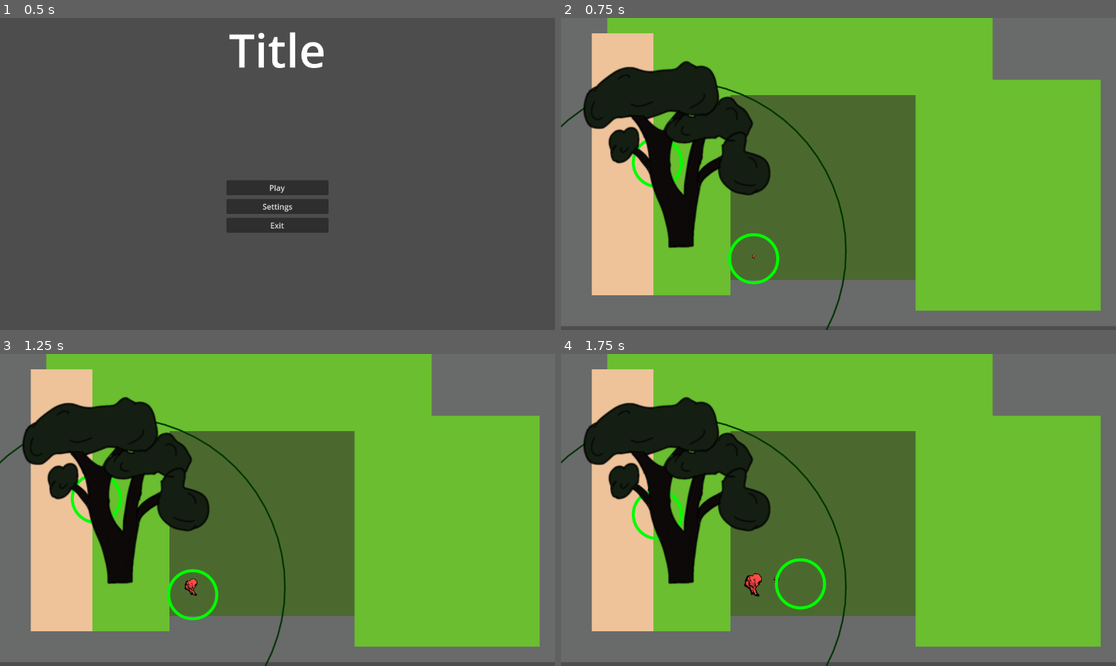
Above: before the commit, frames 1-4 (two rows, left to right).
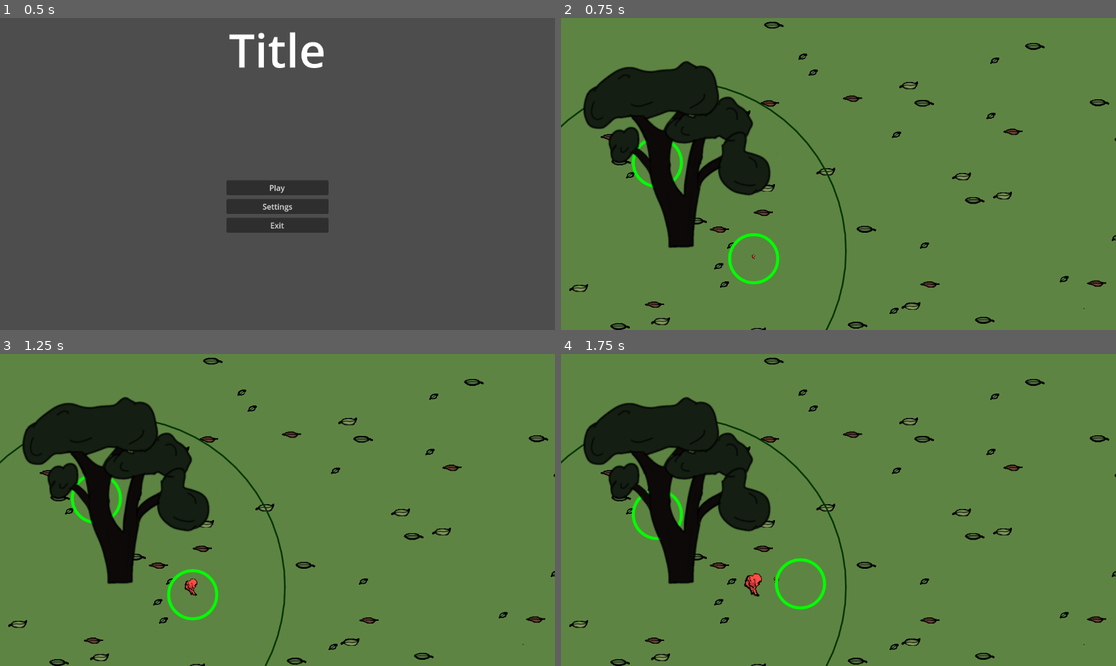
Above: after the commit, the same moments.

Repository: carcinizer/slavic-2025
Game: Godot game, scene res://scenes/main_menu.tscn
Same seed, same stepped clock (60 frames per second), same inputs: the game is played once before the commit and once after it.
Inputs:
- Up to frame 1 (0.5 s): no input
- Up to frame 2 (0.75 s): click "Play" at 0.5 s
- Up to frame 3 (1.25 s): no input
- Up to frame 4 (1.75 s): tap Enter at 1.25 s; hold Right (right1) from 1.28 s (still down); tap S (down2) at 1.35 s

Frame 1 is identical in both runs. In frame 2, 90% of the frame differs, in the area x 0-100%, y 0-100%; in frame 3, 90%; in frame 4, 90%.

Commit message:
ground graphics added

Diff:
--- a/scenes/map.tscn
+++ b/scenes/map.tscn
@@ -1,8 +1,9 @@
-[gd_scene load_steps=6 format=4 uid="uid://dosjbacgvospg"]
+[gd_scene load_steps=7 format=4 uid="uid://dosjbacgvospg"]
 
 [ext_resource type="Script" path="res://src/map.gd" id="1_gldc4"]
 [ext_resource type="PackedScene" uid="uid://b7r5ai1pa2xl" path="res://scenes/tree.tscn" id="3_gldc4"]
 [ext_resource type="Texture2D" uid="uid://b5gqjf8jm27nv" path="res://graphics/test_tileset.png" id="4_0cso3"]
+[ext_resource type="Texture2D" uid="uid://cnjeisgx6r8lf" path="res://graphics/ground.png" id="4_2klcf"]
 
 [sub_resource type="TileSetAtlasSource" id="TileSetAtlasSource_2klcf"]
 texture = ExtResource("4_0cso3")
@@ -33,3 +34,7 @@
 
 [node name="Tree" parent="." instance=ExtResource("3_gldc4")]
 position = Vector2(239, 484)
+
+[node name="Sprite2D" type="Sprite2D" parent="."]
+texture = ExtResource("4_2klcf")
+centered = false
Binary file changed: graphics/ground.png
